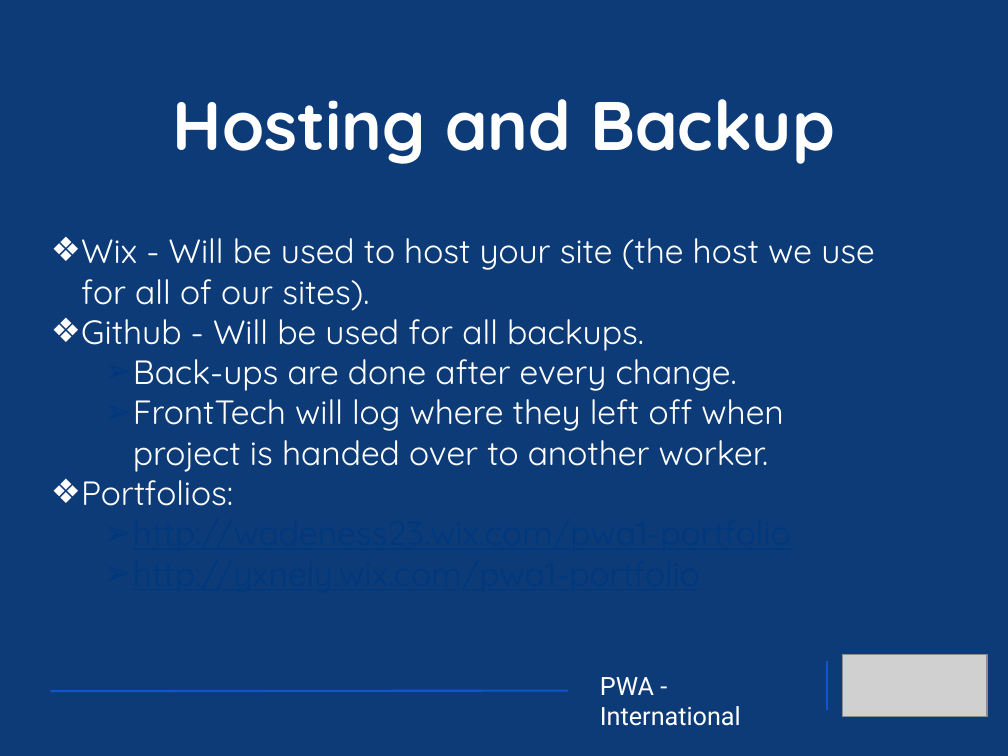
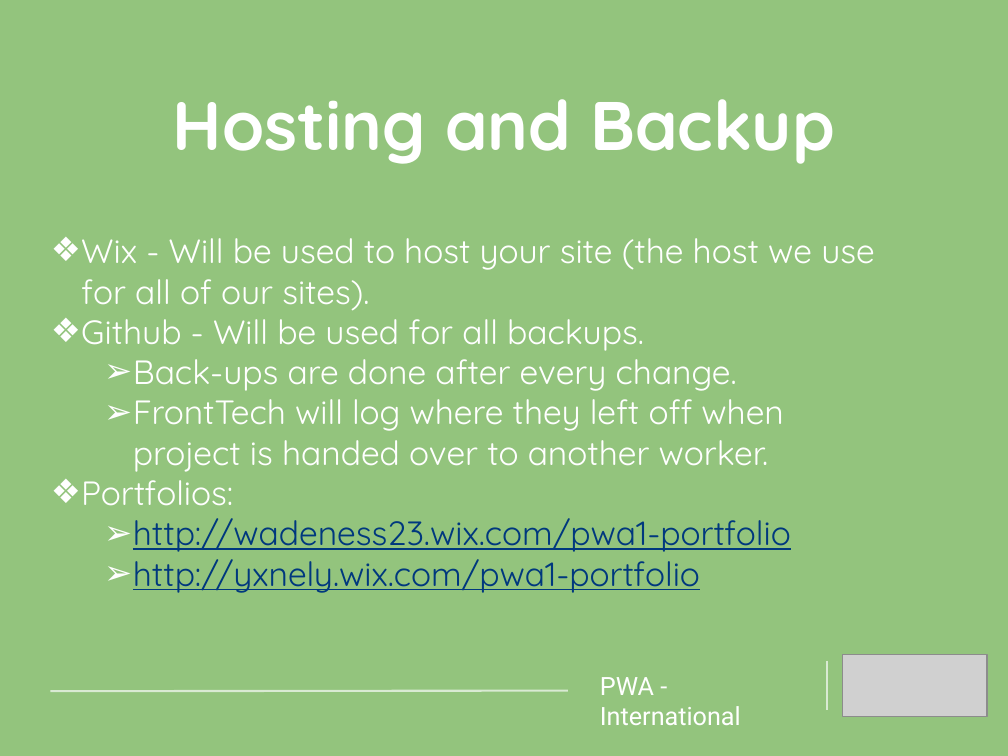
Before and after one commit to mangenius200/PWA1-Swanson, a slide deck: slide 10 of Day 3 Team-Solo/Team/FrontTech.pptx (slide 9 before the commit). Drawn at 1008x756 pixels with LibreOffice and Linux fonts; fonts in the diff are those of the drawing; grey boxes stand for pictures. Boxes give left, top, right and bottom in pixels: in the first picture for what was removed or moved away, otherwise in the second. Text is boxed around its words. In the diff, an @@ line names an element or a change of style, - is before the commit and + after.

```diff
--- a/Day 3 Team-Solo/Team/FrontTech.pptx
+++ b/Day 3 Team-Solo/Team/FrontTech.pptx
@@ background #003171 at 95% opacity to #93C47D @@
@@ text at [133, 350, 791, 593]: bullet colour #00387E to #FFFFFF @@
@@ line (827, 660) - (827, 711): stroke #1155CC 1.5 pt to #D9EAD3 1.5 pt @@
@@ line (50, 691) - (568, 690): stroke #1155CC 1.5 pt to #D9EAD3 1.5 pt @@
```
Also in this commit, not shown: 9 other slides changed, 1 slide added, 34 other files.
